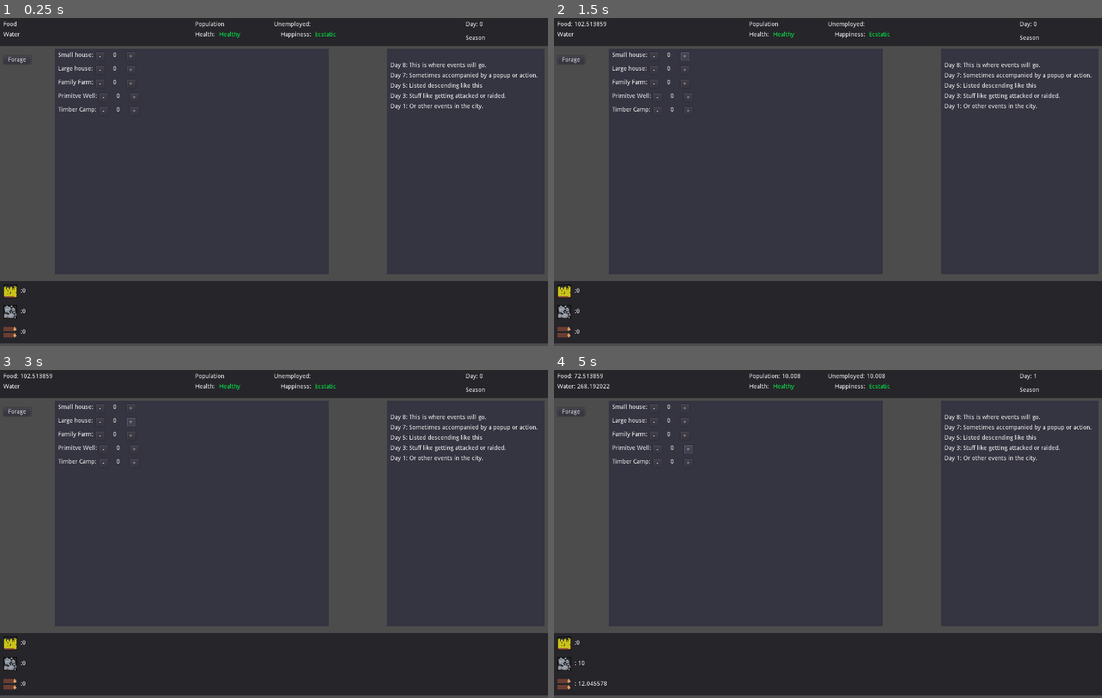
Above: before the commit, frames 1-4 (two rows, left to right).
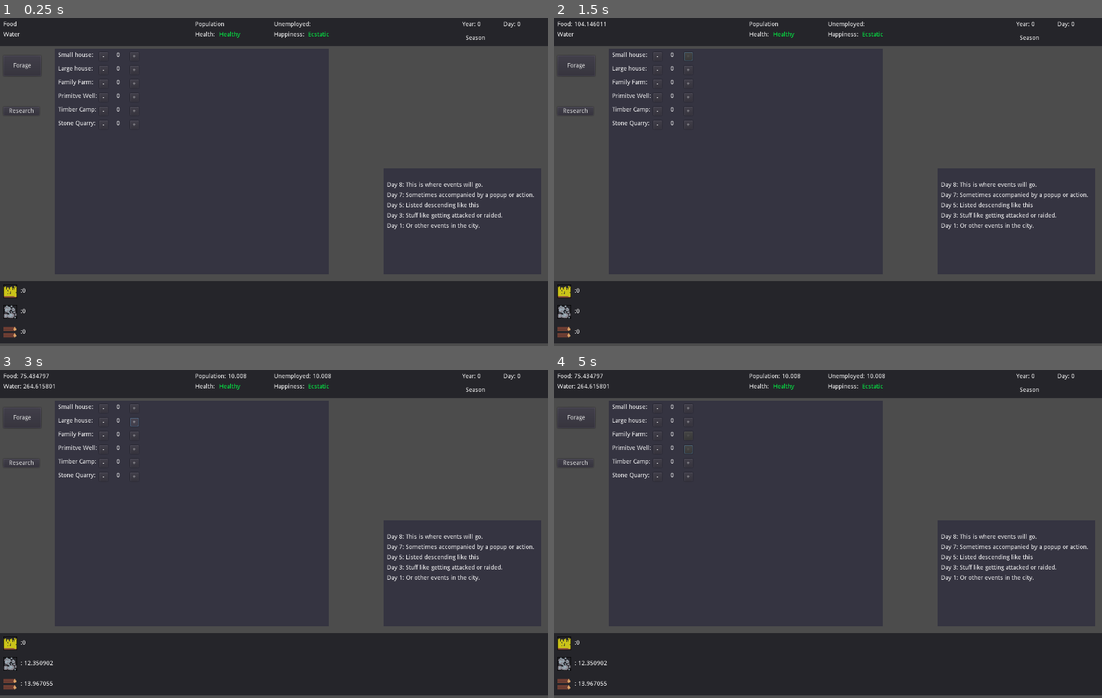
Above: after the commit, the same moments.

Repository: stevenclausson/MedievalClickerz
Game: Godot game, scene res://scenes/MainUI.tscn
Two runs of this game, one before a commit and one after it. Both use one fixed random seed, a clock stepped at 60 frames per second and the inputs below. The project has no main scene, so this scene is started directly.
Inputs:
- Up to frame 1 (0.25 s): no input
- Up to frame 2 (1.5 s): click "Forage" at 0.5 s; click "+" at 1.25 s
- Up to frame 3 (3 s): click "-" at 2 s; click "+" at 2.75 s
- Up to frame 4 (5 s): click "+" at 3.5 s; click "+" at 4.25 s

The runs differ from the first frame. In frame 1, 1.6% of the frame differs, in the area x 1-99%, y 1-65%; in frame 2, 1.6%; in frame 3, 1.8%, in the area x 1-99%, y 1-97%; in frame 4, 1.7%.

Commit message:
Update 2
- Timber Camp working as intended.
- Research Button added.
- Nerfed Forage()
- Buffed Timber Camp
- Days last 3 seconds now.
- Primitive Well working as intended.
- Small House working as intended.
- Family Farm working as intended.
- Large house working as intended.
- Added standard tooltips to buildings(hints).

Diff:
--- a/scenes/MainUI.gd
+++ b/scenes/MainUI.gd
@@ -6,11 +6,12 @@
 onready var timber = Global.timber
 onready var stone = Global.stone
 onready var day = Global.day
+onready var year = Global.year
 
 func _ready():
 	var timer = Timer.new()
 	add_child(timer)
-	timer.set_wait_time(5)
+	timer.set_wait_time(3)
 	timer.connect("timeout", self, "_on_Timer_timeout")
 	timer.start()
 
@@ -18,11 +19,11 @@
 	$TopUIPanel/PopulationLbl.text = "Population: " + str(Global.population)
 	$TopUIPanel/FoodLbl.text = "Food: " + str(Global.food)
 	$BottomUIPanel/TimberSprite/TimberLbl.text =": " + str(Global.timber)
-	$TopUIPanel/DayLbl.text = "Day: " + str(day)
+	$TopUIPanel/DayLbl.text = "Day: " + str(Global.day)
 	$BottomUIPanel/StoneSprite/StoneLbl.text = ": " +str(Global.stone)
 	$TopUIPanel/UnemployedLbl.text = "Unemployed: " +str(Global.unemployed)
 	$TopUIPanel/WaterLbl.text = "Water: " + str(Global.water)
-
+	$TopUIPanel/YearLbl.text = "Year: " + str(Global.year)
 func _on_Timer_timeout():
 	EndDay()
 	Global.PopulationAppetite()
@@ -32,8 +33,16 @@
 	UpdateUIData()
 
 func EndDay():
-	day += 1
+	day += 10
+	if (day > 365):
+		year += 1
+		day = 0
 	$BuildingPanel/TimberCampLbl/Button.disabled = false
+	$BuildingPanel/PrimWellLbl/BuildPWellBtn.disabled = false
+	$BuildingPanel/SmallHouseLbl/BuildSmallHouseBtn.disabled = false
+	$BuildingPanel/FamFarmLbl/BuildFamFarmBtn.disabled = false
+	$BuildingPanel/LargeHouseLbl2/BuildLHouseBtn.disabled = false
+	$BuildingPanel/StoneQuarryLbl/BuildQuarryBtn.disabled = false
 	print("Another day has passed...")
 
 func _on_ForageBtn_pressed():
@@ -45,3 +54,31 @@
 	Global.BuildTimberCamp()
 	$BuildingPanel/TimberCampLbl/Button.disabled = true
 	$BuildingPanel/TimberCampLbl/Label.text = str(Global.timberCamp)
+
+func _on_BuildPWellBtn_pressed():
+	Global.BuildPrimitiveWell()
+	$BuildingPanel/PrimWellLbl/BuildPWellBtn.disabled = true
+	$BuildingPanel/PrimWellLbl/PWellTextLbl.text = str(Global.primitiveWell)
+
+func _on_BuildSmallHouseBtn_pressed():
+	Global.BuildSmallHouse()
+	$BuildingPanel/SmallHouseLbl/BuildSmallHouseBtn.disabled = true
+	$BuildingPanel/SmallHouseLbl/SmallHouseTxt.text = str(Global.smallHouse)
+
+
+func _on_BuildFamFarmBtn_pressed():
+	Global.BuildFamilyFarm()
+	$BuildingPanel/FamFarmLbl/FamFarmTxtLbl.text = str(Global.familyFarm)
+	$BuildingPanel/FamFarmLbl/BuildFamFarmBtn.disabled = true
+
+
+func _on_BuildLHouseBtn_pressed():
+	Global.BuildLargeHouse()
+	$BuildingPanel/LargeHouseLbl2/BuildLHouseBtn.disabled = true
+	$BuildingPanel/LargeHouseLbl2/LHouseTxtLbl.text = str(Global.largeHouse)
+
+
+func _on_BuildQuarryBtn_pressed():
+	Global.BuildStoneQuarry()
+	$BuildingPanel/StoneQuarryLbl/BuildQuarryBtn.disabled = true
+	$BuildingPanel/StoneQuarryLbl/SQuarryTextLbl.text = str(Global.stoneQuarry)
--- a/scenes/MainUI.tscn
+++ b/scenes/MainUI.tscn
@@ -15,11 +15,18 @@
 margin_bottom = 66.0
 
 [node name="DayLbl" type="Label" parent="TopUIPanel"]
-margin_left = 1088.0
-margin_top = 8.0
-margin_right = 1264.0
+margin_left = 1176.0
+margin_top = 8.0
+margin_right = 1272.0
 margin_bottom = 22.0
 text = "Day: 0"
+
+[node name="YearLbl" type="Label" parent="TopUIPanel"]
+margin_left = 1080.0
+margin_top = 8.0
+margin_right = 1160.0
+margin_bottom = 22.0
+text = "Year: 0"
 
 [node name="PopulationLbl" type="Label" parent="TopUIPanel"]
 margin_left = 456.0
@@ -50,9 +57,9 @@
 text = "Healthy"
 
 [node name="HappynessLbl" type="Label" parent="TopUIPanel"]
-margin_left = 656.0
+margin_left = 640.0
 margin_top = 32.0
-margin_right = 704.0
+margin_right = 711.0
 margin_bottom = 46.0
 text = "Happiness:"
 
@@ -125,8 +132,8 @@
 [node name="ForageBtn" type="Button" parent="."]
 margin_left = 8.0
 margin_top = 88.0
-margin_right = 72.0
-margin_bottom = 108.0
+margin_right = 96.0
+margin_bottom = 136.0
 text = "Forage"
 
 [node name="BuildingPanel" type="Panel" parent="."]
@@ -141,23 +148,25 @@
 margin_top = 8.0
 margin_right = 94.0
 margin_bottom = 22.0
+hint_tooltip = "Increases population growth."
+mouse_filter = 1
 text = "Small house: "
 
-[node name="Button" type="Button" parent="BuildingPanel/SmallHouseLbl"]
-margin_left = 160.0
-margin_right = 180.0
+[node name="BuildSmallHouseBtn" type="Button" parent="BuildingPanel/SmallHouseLbl"]
+margin_left = 168.0
+margin_right = 188.0
 margin_bottom = 20.0
 text = "+"
 
 [node name="Button2" type="Button" parent="BuildingPanel/SmallHouseLbl"]
-margin_left = 88.0
-margin_right = 108.0
-margin_bottom = 20.0
-text = "-"
-
-[node name="Label" type="Label" parent="BuildingPanel/SmallHouseLbl"]
-margin_left = 112.0
-margin_right = 152.0
+margin_left = 96.0
+margin_right = 116.0
+margin_bottom = 20.0
+text = "-"
+
+[node name="SmallHouseTxt" type="Label" parent="BuildingPanel/SmallHouseLbl"]
+margin_left = 120.0
+margin_right = 160.0
 margin_bottom = 14.0
 text = "0"
 align = 1
@@ -169,21 +178,21 @@
 margin_bottom = 54.0
 text = "Large house: "
 
-[node name="Button" type="Button" parent="BuildingPanel/LargeHouseLbl2"]
-margin_left = 160.0
-margin_right = 180.0
+[node name="BuildLHouseBtn" type="Button" parent="BuildingPanel/LargeHouseLbl2"]
+margin_left = 168.0
+margin_right = 188.0
 margin_bottom = 20.0
 text = "+"
 
 [node name="Button2" type="Button" parent="BuildingPanel/LargeHouseLbl2"]
-margin_left = 88.0
-margin_right = 108.0
-margin_bottom = 20.0
-text = "-"
-
-[node name="Label" type="Label" parent="BuildingPanel/LargeHouseLbl2"]
-margin_left = 112.0
-margin_right = 152.0
+margin_left = 96.0
+margin_right = 116.0
+margin_bottom = 20.0
+text = "-"
+
+[node name="LHouseTxtLbl" type="Label" parent="BuildingPanel/LargeHouseLbl2"]
+margin_left = 120.0
+margin_right = 160.0
 margin_bottom = 14.0
 text = "0"
 align = 1
@@ -195,21 +204,21 @@
 margin_bottom = 86.0
 text = "Family Farm: "
 
-[node name="Button" type="Button" parent="BuildingPanel/FamFarmLbl"]
-margin_left = 160.0
-margin_right = 180.0
+[node name="BuildFamFarmBtn" type="Button" parent="BuildingPanel/FamFarmLbl"]
+margin_left = 168.0
+margin_right = 188.0
 margin_bottom = 20.0
 text = "+"
 
 [node name="Button2" type="Button" parent="BuildingPanel/FamFarmLbl"]
-margin_left = 88.0
-margin_right = 108.0
-margin_bottom = 20.0
-text = "-"
-
-[node name="Label" type="Label" parent="BuildingPanel/FamFarmLbl"]
-margin_left = 112.0
-margin_right = 152.0
+margin_left = 96.0
+margin_right = 116.0
+margin_bottom = 20.0
+text = "-"
+
+[node name="FamFarmTxtLbl" type="Label" parent="BuildingPanel/FamFarmLbl"]
+margin_left = 120.0
+margin_right = 160.0
 margin_bottom = 14.0
 text = "0"
 align = 1
@@ -219,9 +228,11 @@
 margin_top = 104.0
 margin_right = 94.0
 margin_bottom = 118.0
+hint_tooltip = "Basic well for water collection."
+mouse_filter = 1
 text = "Primitve Well: "
 
-[node name="Button" type="Button" parent="BuildingPanel/PrimWellLbl"]
+[node name="BuildPWellBtn" type="Button" parent="BuildingPanel/PrimWellLbl"]
 margin_left = 168.0
 margin_right = 188.0
 margin_bottom = 20.0
@@ -233,7 +244,7 @@
 margin_bottom = 20.0
 text = "-"
 
-[node name="Label" type="Label" parent="BuildingPanel/PrimWellLbl"]
+[node name="PWellTextLbl" type="Label" parent="BuildingPanel/PrimWellLbl"]
 margin_left = 120.0
 margin_right = 160.0
 margin_bottom = 14.0
@@ -245,6 +256,8 @@
 margin_top = 136.0
 margin_right = 103.0
 margin_bottom = 150.0
+hint_tooltip = "A camp to increase Timber collection."
+mouse_filter = 1
 text = "Timber Camp:"
 
 [node name="Button" type="Button" parent="BuildingPanel/TimberCampLbl"]
@@ -260,6 +273,34 @@
 text = "-"
 
 [node name="Label" type="Label" parent="BuildingPanel/TimberCampLbl"]
+margin_left = 120.0
+margin_right = 160.0
+margin_bottom = 14.0
+text = "0"
+align = 1
+
+[node name="StoneQuarryLbl" type="Label" parent="BuildingPanel"]
+margin_left = 8.0
+margin_top = 168.0
+margin_right = 103.0
+margin_bottom = 182.0
+hint_tooltip = "A camp to increase Timber collection."
+mouse_filter = 1
+text = "Stone Quarry:"
+
+[node name="BuildQuarryBtn" type="Button" parent="BuildingPanel/StoneQuarryLbl"]
+margin_left = 168.0
+margin_right = 188.0
+margin_bottom = 20.0
+text = "+"
+
+[node name="Button2" type="Button" parent="BuildingPanel/StoneQuarryLbl"]
+margin_left = 96.0
+margin_right = 116.0
+margin_bottom = 20.0
+text = "-"
+
+[node name="SQuarryTextLbl" type="Label" parent="BuildingPanel/StoneQuarryLbl"]
 margin_left = 120.0
 margin_right = 160.0
 margin_bottom = 14.0
@@ -268,9 +309,9 @@
 
 [node name="EventPanel" type="Panel" parent="."]
 self_modulate = Color( 0.0784314, 0, 0.984314, 0.313726 )
-margin_left = 904.0
-margin_top = 72.0
-margin_right = 1272.0
+margin_left = 896.0
+margin_top = 352.0
+margin_right = 1264.0
 margin_bottom = 600.0
 
 [node name="Label" type="Label" parent="EventPanel"]
@@ -308,5 +349,17 @@
 margin_bottom = 142.0
 text = "Day 1: Or other events in the city."
 
+[node name="Button" type="Button" parent="."]
+margin_left = 8.0
+margin_top = 208.0
+margin_right = 92.0
+margin_bottom = 228.0
+text = "Research"
+
 [connection signal="pressed" from="ForageBtn" to="." method="_on_ForageBtn_pressed"]
+[connection signal="pressed" from="BuildingPanel/SmallHouseLbl/BuildSmallHouseBtn" to="." method="_on_BuildSmallHouseBtn_pressed"]
+[connection signal="pressed" from="BuildingPanel/LargeHouseLbl2/BuildLHouseBtn" to="." method="_on_BuildLHouseBtn_pressed"]
+[connection signal="pressed" from="BuildingPanel/FamFarmLbl/BuildFamFarmBtn" to="." method="_on_BuildFamFarmBtn_pressed"]
+[connection signal="pressed" from="BuildingPanel/PrimWellLbl/BuildPWellBtn" to="." method="_on_BuildPWellBtn_pressed"]
 [connection signal="pressed" from="BuildingPanel/TimberCampLbl/Button" to="." method="_on_Button_pressed"]
+[connection signal="pressed" from="BuildingPanel/StoneQuarryLbl/BuildQuarryBtn" to="." method="_on_BuildQuarryBtn_pressed"]
--- a/scripts/Global.gd
+++ b/scripts/Global.gd
@@ -4,24 +4,32 @@
 
 
 var day = 0
-
+var year = 0
 
 var population = 10
 var unemployed = 0
 var populationGrowthRate = 0.008
 
 var food = 100
+var foodCollectionRate = 0
+var isStarving = false
+var starvingDays = 0
+
 var water = 300
+var waterCollectionRate = 0
 
 var timber = 10
 var timberGrowthRate = 0
 var stone = 10
+var stoneCollectionRate = 0
 var hide = 20
 
-var simpleHut = 0
+var smallHouse = 0
+var largeHouse = 0
+var familyFarm = 0
 var timberCamp = 0
-var stoneCamp = 0
-
+var stoneQuarry = 0
+var primitiveWell = 0
 
 
 
@@ -32,33 +40,98 @@
 
 func Forage():
 	rng.randomize()
-	timber += rng.randf_range(1,4)
-	food += population * 0.01 + rng.randf_range(0,10)
-	water += population * 0.01 + rng.randf_range(0,10)
+	timber += rng.randf_range(0,1)
+	stone += rng.randf_range(0,2)
+	food += population * 0.01 + rng.randf_range(0,5)
+	water += population * 0.01 + rng.randf_range(0,5)
 
 func PopulationAppetite():
 	food -= population * 3
 	water -= population * 4
+	if (food <=0 ):
+		food = 0
+		isStarving = true
+		starvingDays += 1
+		print("Your people are starving my lord.")
+	else:
+		isStarving = false
+	if (water <= 0):
+		water == 0
 
 func PopulationGrowth():
 	if (population >= 2):
 		population += populationGrowthRate
-		print("Population grew to " + str(population))
 	else:
 		pass
 
+#----------------------------------------
+# ------ BUILDING FUNCTIONS
+#---------------------------------------
 func BuildTimberCamp():
-	if(unemployed >= 1) and (timber >= 2) and (stone >= 2):
+	if(unemployed >= 1) and (timber >= 65) and (stone >= 65):
 		timberCamp +=1
 		timberGrowthRate += 1
+		timber -= 65
+		stone -= 65
+
+func BuildStoneQuarry():
+	if(timber >= 40) and (unemployed >= 1):
+		stoneQuarry += 1
+		stoneCollectionRate += 2
+		timber -= 40
+
+func BuildPrimitiveWell():
+	if(timber >= 45) and (stone >= 100):
+		primitiveWell += 1
+		waterCollectionRate += 10
+		timber -= 45
+		stone -= 100
+
+func BuildSmallHouse():
+	if (smallHouse <= population):
+		if (timber >= 225) and (stone >= 120):
+			smallHouse += 1
+			populationGrowthRate += 0.002
+			timber -= 225
+			stone -= 120
+		else:
+			pass
+	else:
+		pass
+
+func BuildFamilyFarm():
+	if(familyFarm <= population):
+		if(timber >= 100) and (stone >= 75):
+			familyFarm += 1
+			foodCollectionRate += 10
+			timber -= 100
+			stone -= 75
+		else:
+			pass
+	else:
+		pass
+
+func BuildLargeHouse():
+	if (largeHouse <= population):
+		if (timber >= 450) and (stone >= 250):
+			largeHouse += 1
+			populationGrowthRate += 0.004
+			timber -= 450
+			stone -= 250
+		else:
+			pass
+	else:
+		pass
+#-----------------------------------------
+
+func ResourceCollection():
+	timber += (timberGrowthRate + rng.randf_range(1,5))
+	stone += (stoneCollectionRate + rng.randf_range(1,8))
+	water += (waterCollectionRate + rng.randf_range(3,8))
+	food += (foodCollectionRate + rng.randf_range(1,3))
 
 
 
-
-
-
-func ResourceCollection():
-	timber += timberGrowthRate
 func CheckEmployment():
-	unemployed = population - (timberCamp + stoneCamp)
+	unemployed = population - (timberCamp + stoneQuarry)
 #UI STUFF
